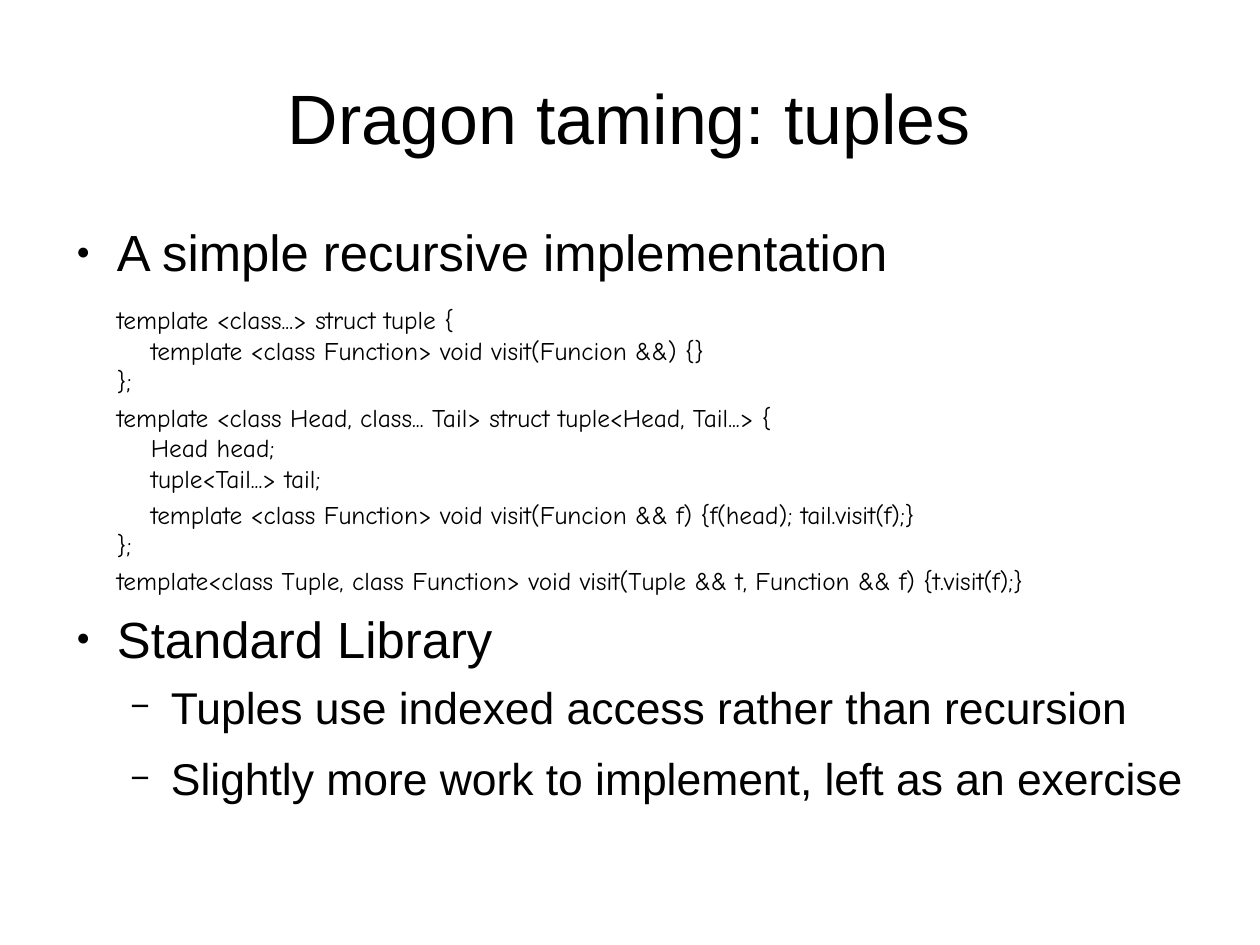
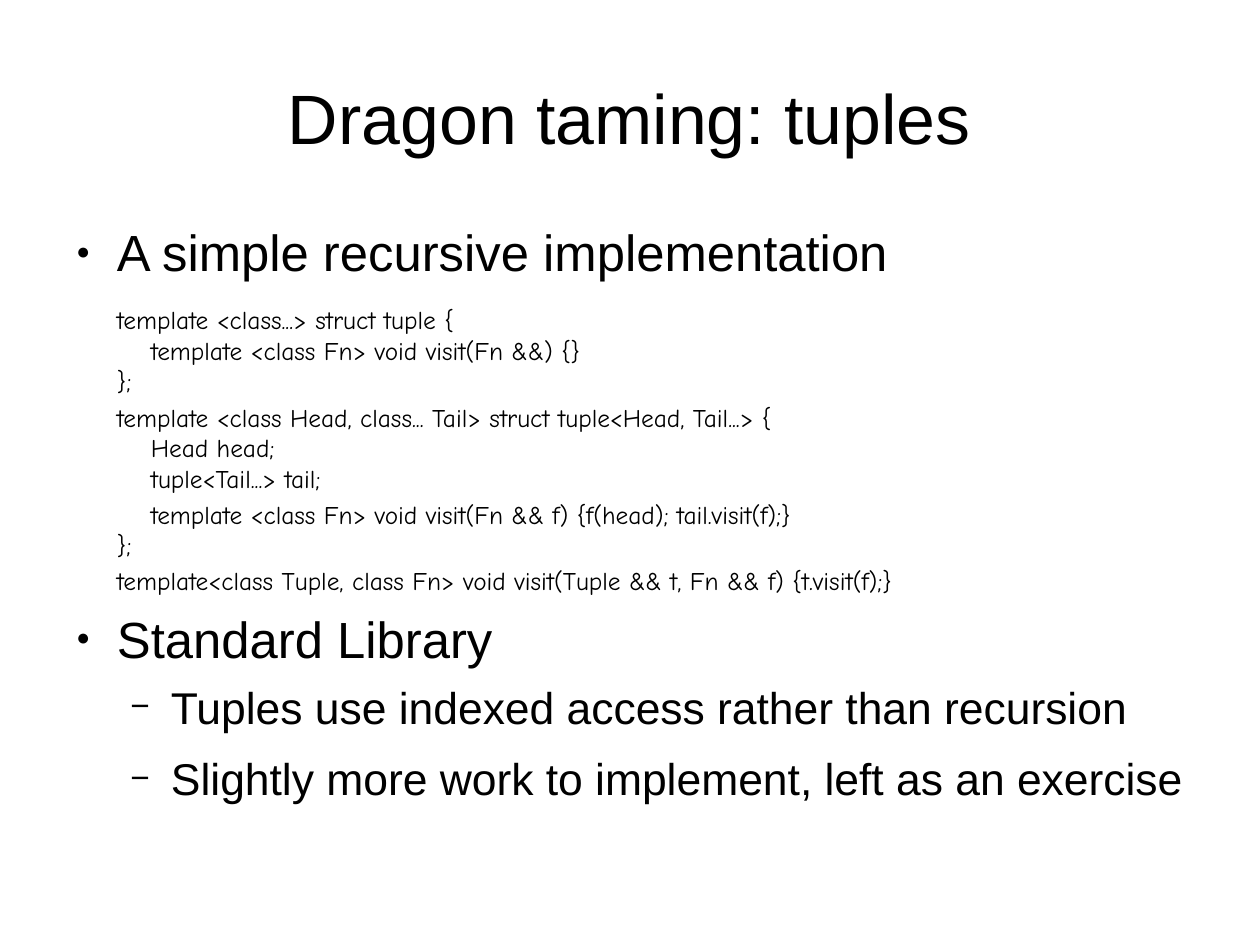
Before and after one commit to mikeseymour/wocca, a slide deck: slide 9 of docs/MikeSeymourACCU201709.odp. Drawn at 1260x945 pixels with LibreOffice and Linux fonts; fonts in the diff are those of the drawing. Boxes give left, top, right and bottom in pixels: in the first picture for what was removed or moved away, otherwise in the second. Text is boxed around its words. In the diff, an @@ line names an element or a change of style, - is before the commit and + after.

```diff
--- a/docs/MikeSeymourACCU201709.odp
+++ b/docs/MikeSeymourACCU201709.odp
@@ text at [151,340,503,365]: text changed @@
-template <class Function> void visit(Funcion &&) {}
+template <class Fn> void visit(Fn &&) {}
@@ text at [151,504,791,529]: text changed @@
-template <class Function> void visit(Funcion && f) {f(head); tail.visit(f);}
+template <class Fn> void visit(Fn && f) {f(head); tail.visit(f);}
@@ text at [117,570,891,595]: text changed @@
-template<class Tuple, class Function> void visit(Tuple && t, Function && f) {t.visit(f);}
+template<class Tuple, class Fn> void visit(Tuple && t, Fn && f) {t.visit(f);}
```
Also in this commit, not shown: 7 other slides changed, 2 other files.
